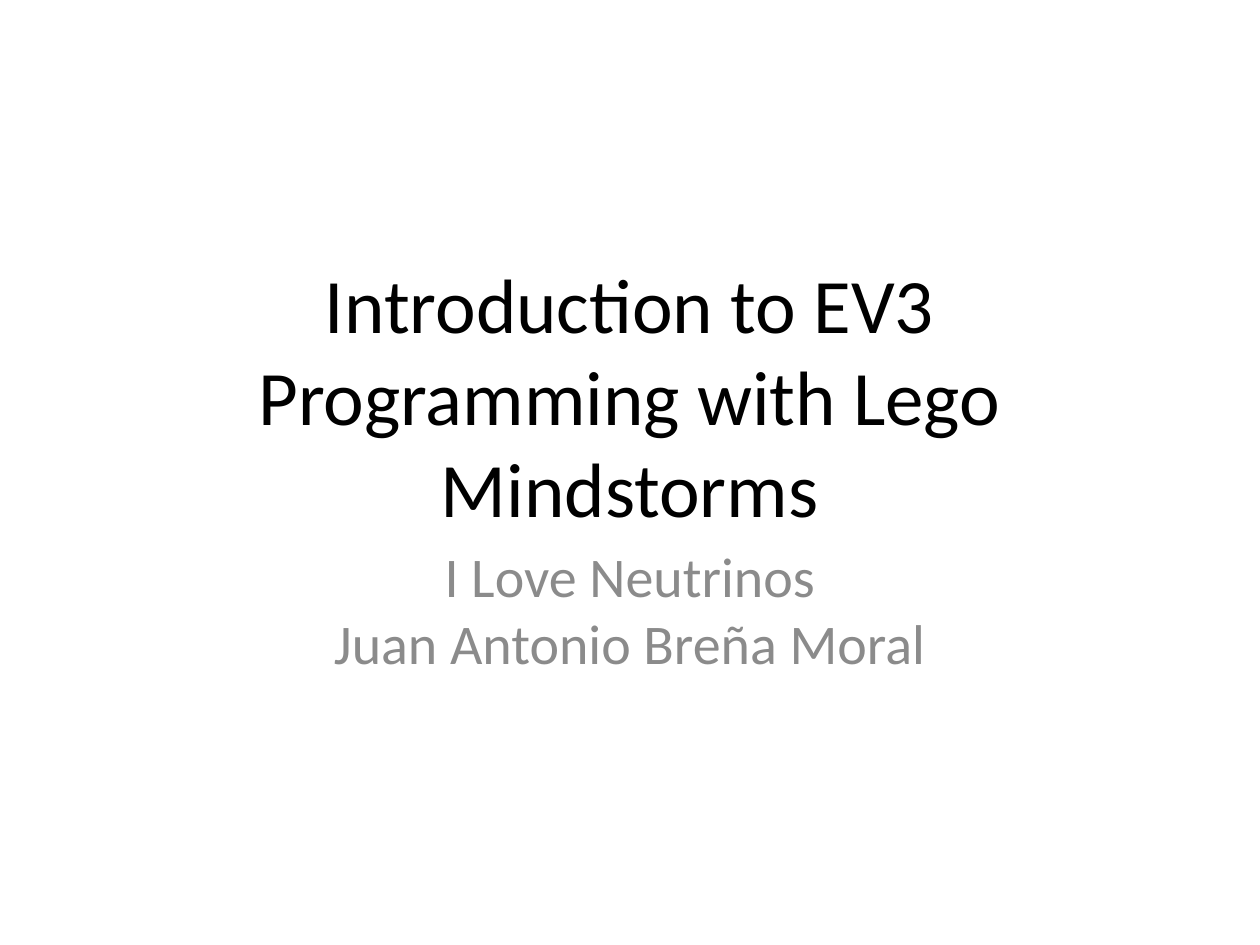
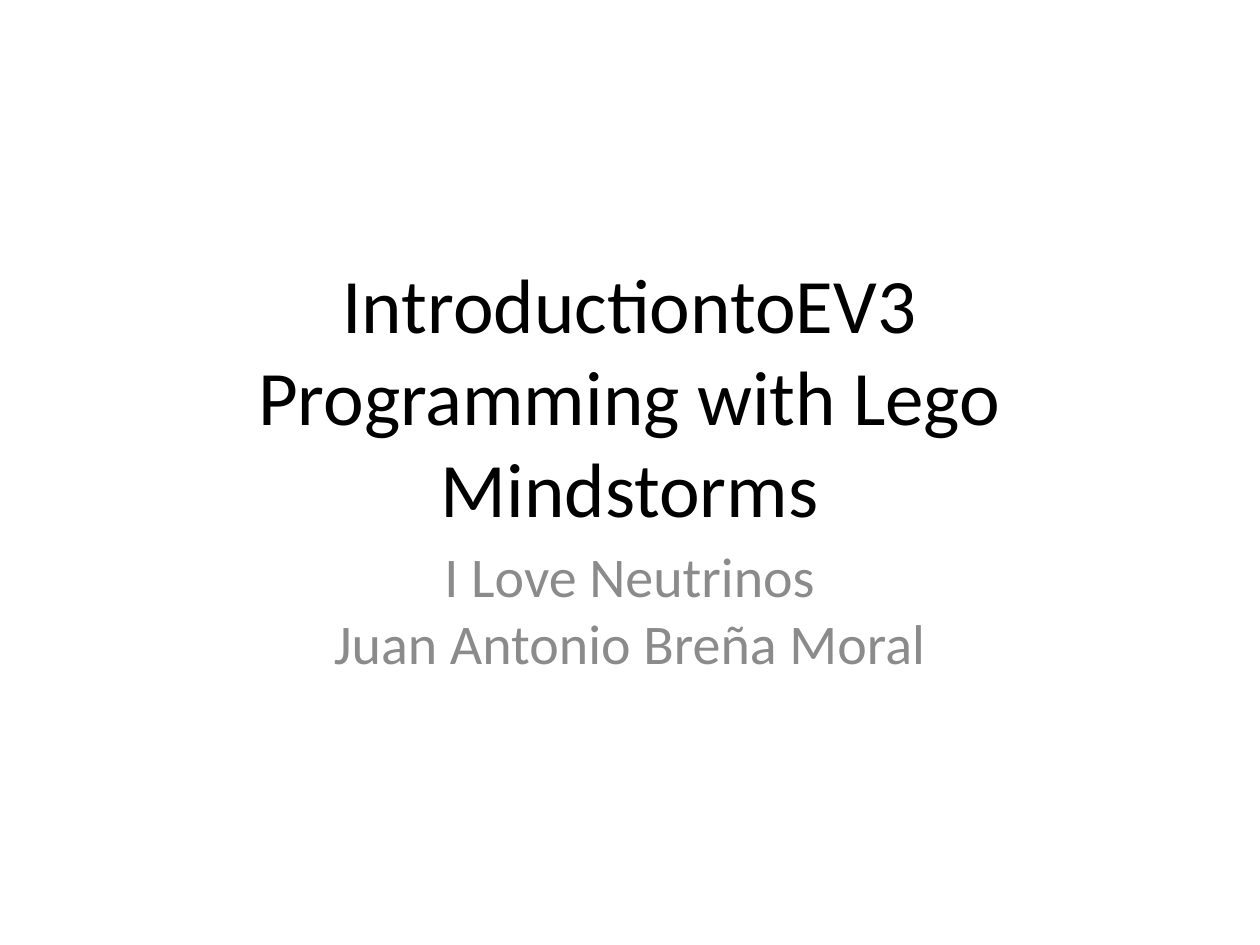
Before and after one commit to ilovenetruinos/ILN, a slide deck: slide 1 of 2016/ILN001MAD/2_FLL/docs/november/20151103_Exercises.pptx. Drawn at 1260x945 pixels with LibreOffice and Linux fonts; fonts in the diff are those of the drawing. Boxes give left, top, right and bottom in pixels: in the first picture for what was removed or moved away, otherwise in the second. Text is boxed around its words. In the diff, an @@ line names an element or a change of style, - is before the commit and + after.

```diff
--- a/2016/ILN001MAD/2_FLL/docs/november/20151103_Exercises.pptx
+++ b/2016/ILN001MAD/2_FLL/docs/november/20151103_Exercises.pptx
@@ text at <box>258,279,1000,518</box>: text changed @@
-Introduction to EV3 Programming with Lego Mindstorms
+IntroductiontoEV3
+Programming with Lego Mindstorms
```
Also in this commit, not shown: 4 other slides changed, 1 other file.
